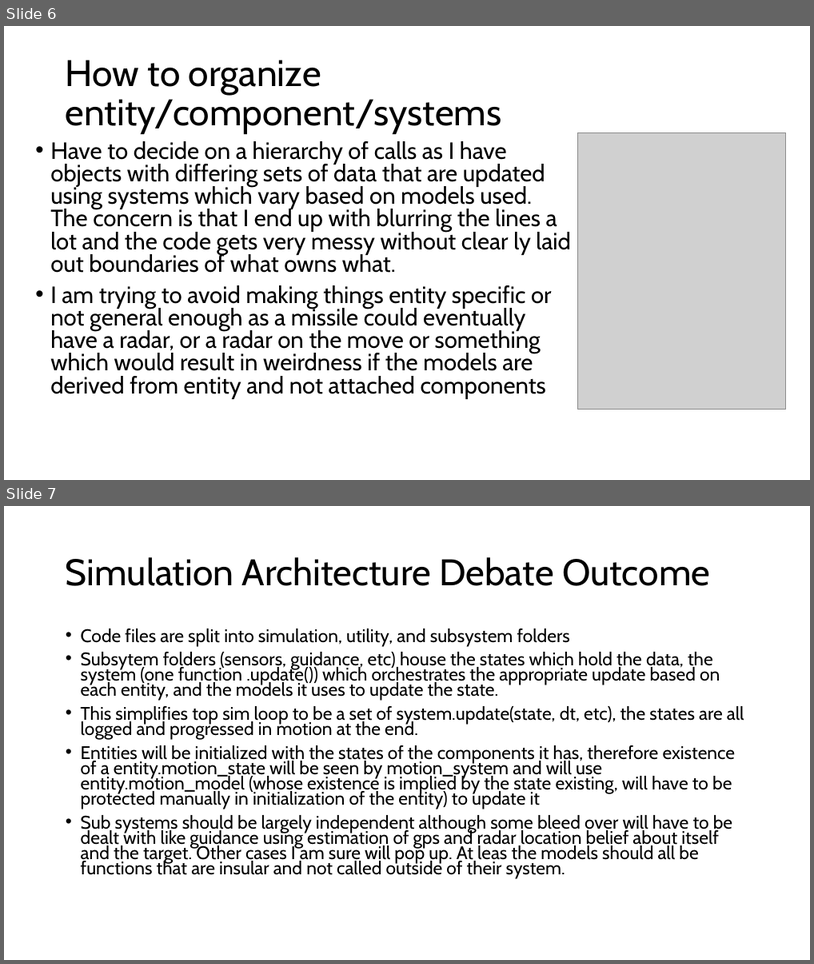
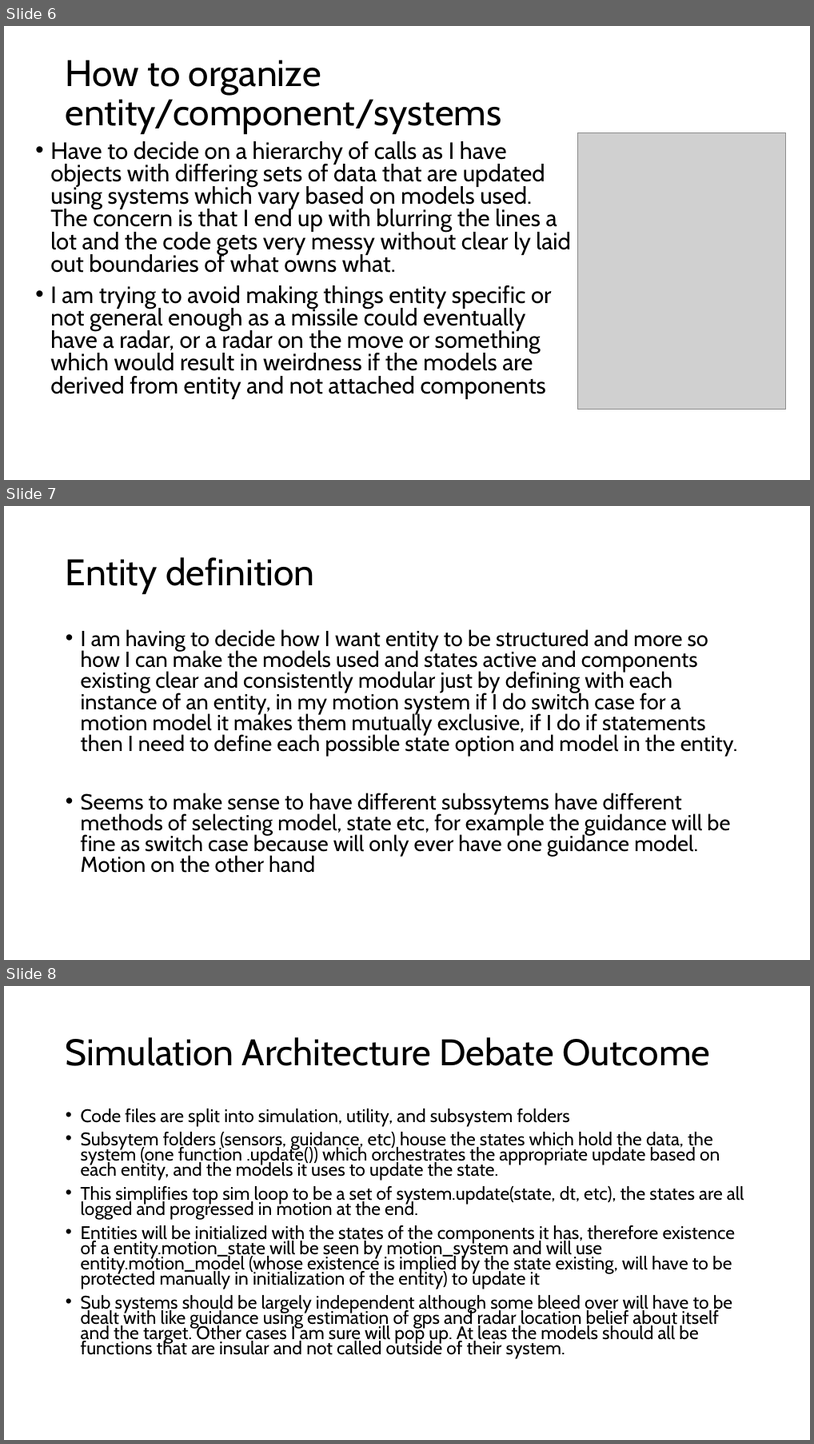
Before and after one commit to jeremyjestel/apogee, a slide deck: docs/Apogee_Progession.pptx. Shown one above the other, each under a label of ours: slides 6 and 7 before the commit, slides 6, 7 and 8 after it. The pictures are 814x964 and 814x1444 pixels, drawn with LibreOffice and Linux fonts; fonts in the diff are those of the drawing; grey boxes stand for pictures. Boxes give left, top, right and bottom in pixels: in the first picture for what was removed or moved away, otherwise in the second. Text is boxed around its words. In the diff, an @@ line names an element or a change of style, - is before the commit and + after.

Commit message:
subsystems split up and motion system pretty much done, good baseline, gonna build out first stage system for all subsystems then create entities to match them for first new rerun run

```diff
--- a/docs/Apogee_Progession.pptx
+++ b/docs/Apogee_Progession.pptx
@@ slide 7 added at <box>4,506,810,960</box>, background #FFFFFF @@
@@ title added at <box>66,557,315,594</box>, 44 pt, text #000000 @@
+Entity definition
@@ text added at <box>81,629,738,872</box>, 25.9 pt, text #000000 @@
+• I am having to decide how I want entity to be structured and more so how I can make the models used and states active and components existing clear and consistently modular just by defining with each instance of an entity, in my motion system if I do switch case for a motion model it makes them mutually exclusive, if I do if statements then I need to define each possible state option and model in the entity.
+• Seems to make sense to have different subssytems have different methods of selecting model, state etc, for example the guidance will be fine as switch case because will only ever have one guidance model. Motion on the other hand
@@ what was slide 7 is now slide 8 @@
```
Also in this commit, not shown: 3 slides changed, 1 other slide added, 1 slide removed, 11 other files.
